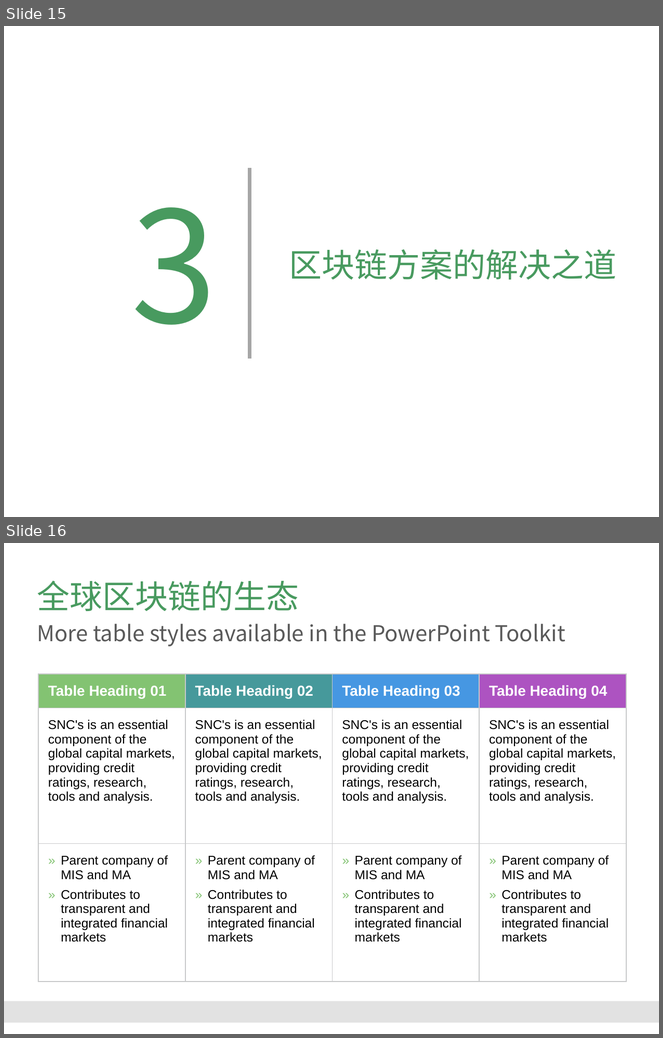
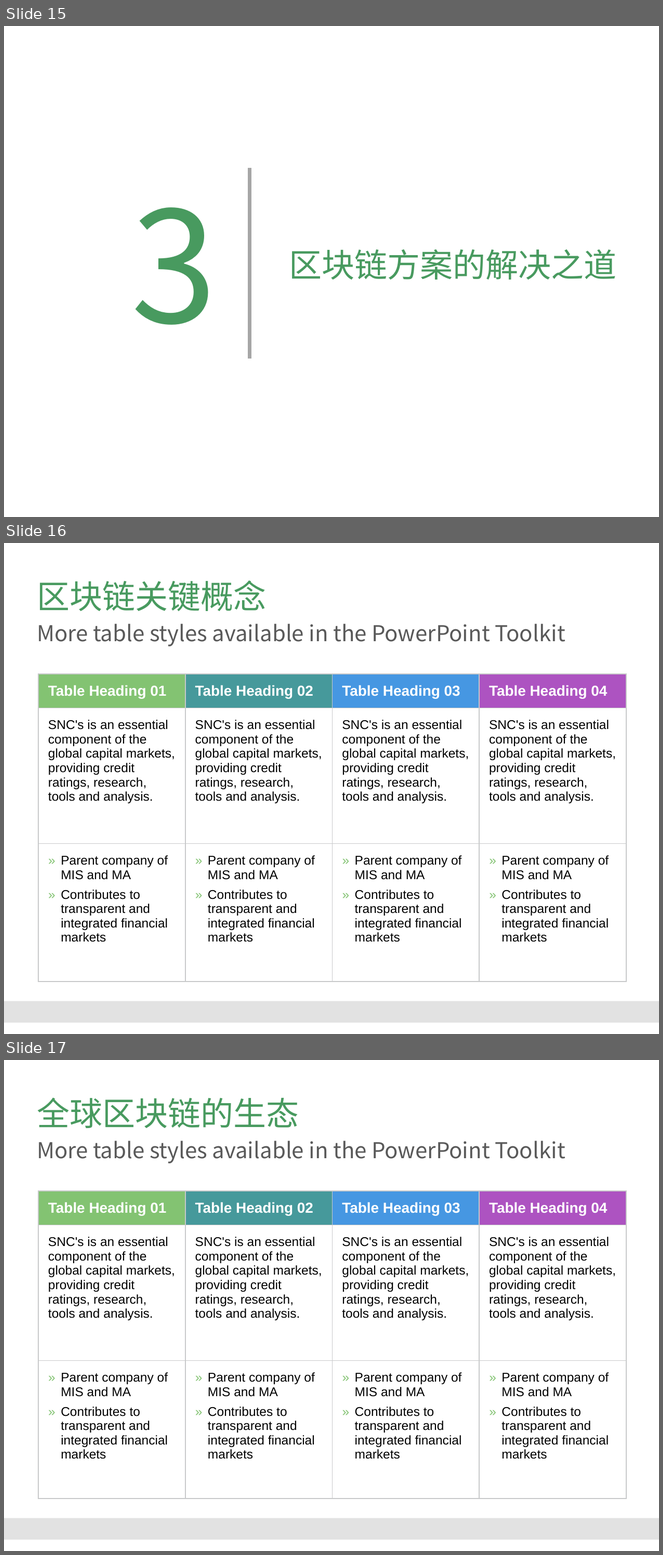
Before and after one commit to Catfeeds/DOC, a slide deck: 阿曼/proposal for Oman.pptx. Shown one above the other, each under a label of ours: slides 15 and 16 before the commit, slides 15, 16 and 17 after it. The pictures are 663x1038 and 663x1555 pixels, drawn with LibreOffice and Linux fonts; fonts in the diff are those of the drawing; background and template pictures are left out. Boxes give left, top, right and bottom in pixels: in the first picture for what was removed or moved away, otherwise in the second. Text is boxed around its words. In the diff, an @@ line names an element or a change of style, - is before the commit and + after.

```diff
--- a/阿曼/proposal for Oman.pptx
+++ b/阿曼/proposal for Oman.pptx
@@ slide 16 added at bbox=[4, 543, 659, 1034], background #FFFFFF; not listed: 1 template element that a slide beside it also shows @@
@@ title added at bbox=[37, 580, 267, 611], 36 pt, text #489A5F @@
+区块链关键概念
@@ text added at bbox=[37, 624, 566, 646], 24 pt, text #595959 @@
+More table styles available in the PowerPoint Toolkit
@@ table added at bbox=[38, 674, 625, 982], 3 rows, 4 columns @@
+Table Heading 01 | Table Heading 02 | Table Heading 03 | Table Heading 04
+SNC's is an essential component of the global capital markets, providing credit ratings, research, tools and analysis. | SNC's is an essential component of the global capital markets, providing credit ratings, research, tools and analysis. | SNC's is an essential component of the global capital markets, providing credit ratings, research, tools and analysis. | SNC's is an essential component of the global capital markets, providing credit ratings, research, tools and analysis.
+Parent company of MIS and MA / Contributes to transparent and integrated financial markets | Parent company of MIS and MA / Contributes to transparent and integrated financial markets | Parent company of MIS and MA / Contributes to transparent and integrated financial markets | Parent company of MIS and MA / Contributes to transparent and integrated financial markets
@@ what was slide 16 is now slide 17 @@
```
Also in this commit, not shown: 3 slides changed, 1 other slide added, 1 slide removed.
